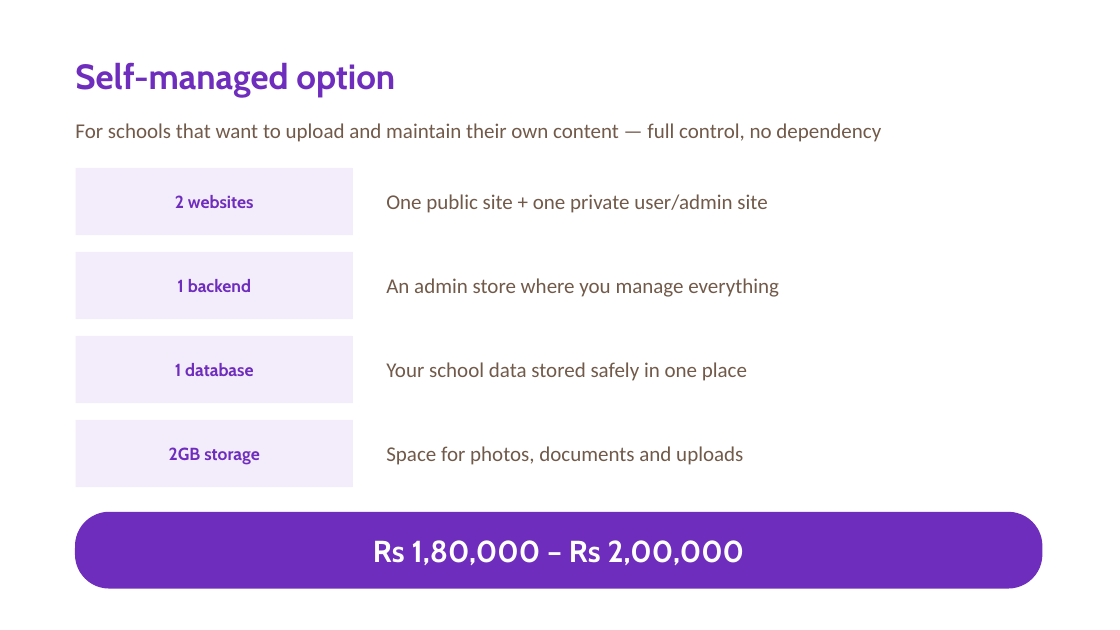
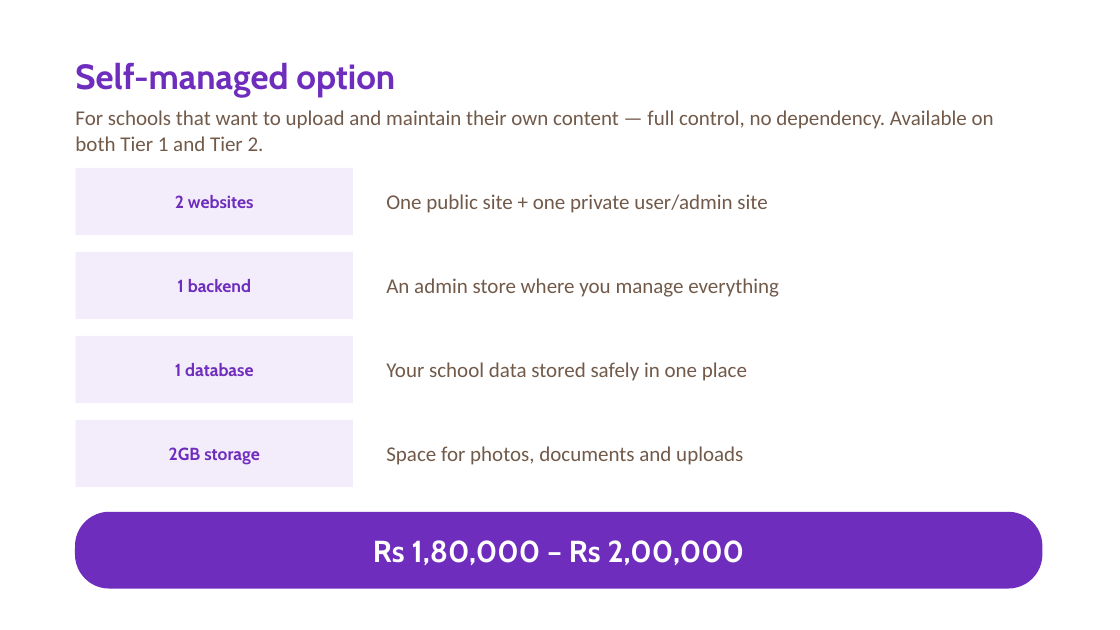
Before and after one commit to KapilanJavaScript/little-blossoms-presentation, a slide deck: slide 6 of Little-Blossoms-Tier2-Professional-Pitch.pptx (slide 5 before the commit). Drawn at 1120x630 pixels with LibreOffice and Linux fonts; fonts in the diff are those of the drawing. Boxes give left, top, right and bottom in pixels: in the first picture for what was removed or moved away, otherwise in the second. Text is boxed around its words. In the diff, an @@ line names an element or a change of style, - is before the commit and + after.

Commit message:
Add designs-needed-to-start slide + Self-managed option to both tier decks

```diff
--- a/Little-Blossoms-Tier2-Professional-Pitch.pptx
+++ b/Little-Blossoms-Tier2-Professional-Pitch.pptx
@@ text at (75,110,994,151): text changed @@
-For schools that want to upload and maintain their own content — full control, no dependency
+For schools that want to upload and maintain their own content — full control, no dependency. Available on both Tier 1 and Tier 2.
```
Also in this commit, not shown: 1 slide added, 19 other files.
